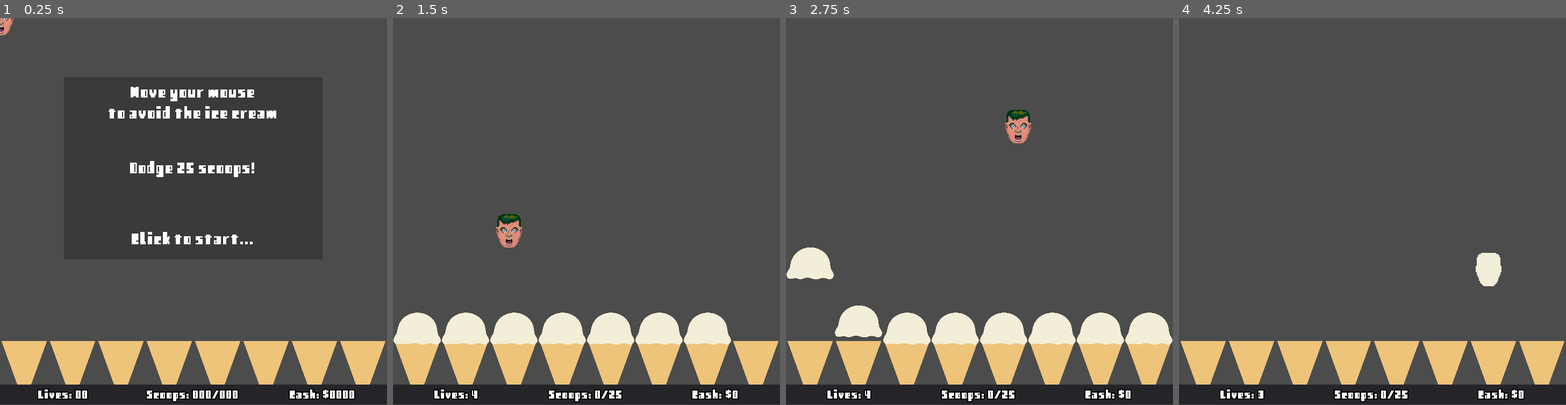
Above: before the commit, frames 1-4 (left to right).
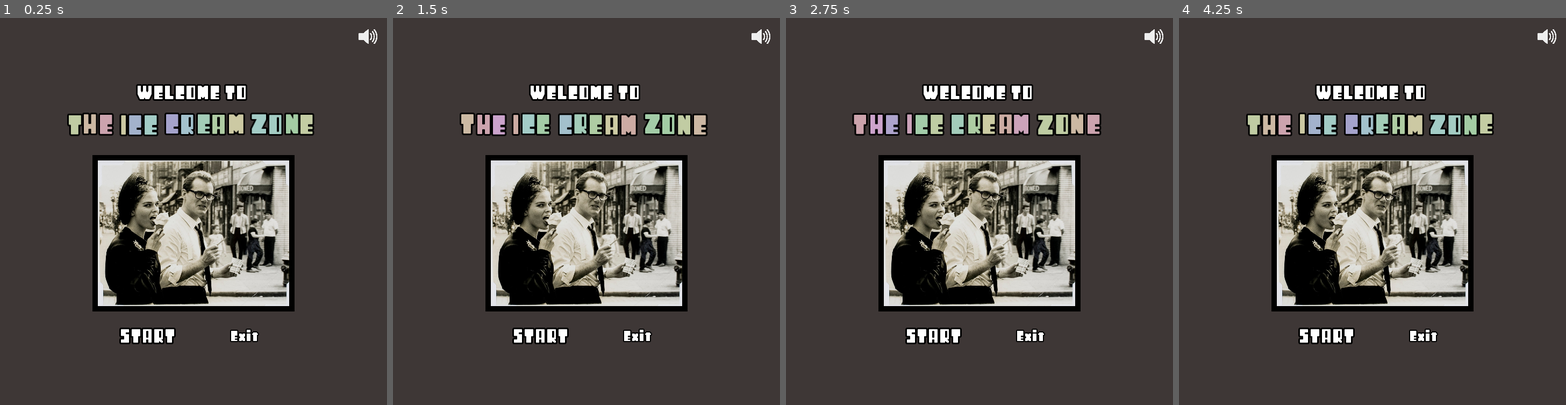
Above: after the commit, the same moments.

Repository: craigostrin/IceCream
Game: Godot game, scene res://Scenes/MainMenu.tscn
Two runs of this game, one before a commit and one after it. Both use one fixed random seed, a clock stepped at 60 frames per second and the inputs below. Before the commit the project starts from res://Scenes/Game.tscn.
Inputs (mouse positions are in pixels of both pictures, inside the frame that each line leads up to):
- Up to frame 1 (0.25 s): no input
- Up to frame 2 (1.5 s): tap Enter at 0.5 s; move the mouse to (671, 192) at 0.52 s; click (671, 192) at 0.6 s; move the mouse to (509, 230) at 1.27 s; right-click (509, 230) at 1.35 s; click (509, 230) at 1.42 s
- Up to frame 3 (2.75 s): move the mouse to (1018, 126) at 2.02 s; click (1018, 126) at 2.1 s
- Up to frame 4 (4.25 s): move the mouse to (1353, 288) at 2.77 s; right-click (1353, 288) at 2.85 s; click (1353, 288) at 2.92 s; move the mouse to (1488, 269) at 3.52 s; click (1488, 269) at 3.6 s

The runs differ from the first frame. In frame 1, 37% of the frame differs, in the area x 0-100%, y 0-100%; in frame 2, 41%; in frame 3, 42%, in the area x 0-100%, y 2-100%; in frame 4, 38%.

Commit message:
1.0!! Finish main menu, add several more levels (total of 13 + 2 bonus), add a Game Over popup, fix RNG for HTML5 export, and other random bug fixes
RandomNumberGenerator.randomize() is broken in HTML5 exports. Should be fixed in Godot 3.4+

Diff:
--- /dev/null
+++ b/Animation/MainMenu_image_neg_flash.tres
@@ -0,0 +1,36 @@
+[gd_resource type="Animation" load_steps=3 format=2]
+
+[ext_resource path="res://Art/Public access ice cream/Two_adults.jpg" type="Texture" id=1]
+[ext_resource path="res://Art/Public access ice cream/Two_adults_NEG.png" type="Texture" id=2]
+
+[resource]
+resource_name = "image_neg_flash"
+length = 1.5
+loop = true
+step = 0.05
+tracks/0/type = "value"
+tracks/0/path = NodePath("Background/ColorRect/MarginContainer/TextureRect:texture")
+tracks/0/interp = 1
+tracks/0/loop_wrap = true
+tracks/0/imported = false
+tracks/0/enabled = true
+tracks/0/keys = {
+"times": PoolRealArray( 0, 0.8, 1.2 ),
+"transitions": PoolRealArray( 1, 1, 1 ),
+"update": 1,
+"values": [ ExtResource( 1 ), ExtResource( 2 ), ExtResource( 1 ) ]
+}
+tracks/1/type = "method"
+tracks/1/path = NodePath(".")
+tracks/1/interp = 1
+tracks/1/loop_wrap = true
+tracks/1/imported = false
+tracks/1/enabled = true
+tracks/1/keys = {
+"times": PoolRealArray( 1.5 ),
+"transitions": PoolRealArray( 1 ),
+"values": [ {
+"args": [  ],
+"method": "on_ImageNegFlash_animation_finished"
+} ]
+}
--- /dev/null
+++ b/AutoLoad/RNG.gd
@@ -0,0 +1,6 @@
+extends Node
+
+var RNG := RandomNumberGenerator.new()
+
+func _ready() -> void:
+	RNG.randomize()
--- a/LevelData.json
+++ b/LevelData.json
@@ -4,7 +4,7 @@
             "id": "01",
             "bonus": false,
             "numBullets": 25,
-            "cream": "vanilla",
+            "cream": "Vanilla",
             "param": {
                 "minSpeed": 125.0,
                 "maxSpeed": 175.0,
@@ -20,7 +20,7 @@
             "id": "02",
             "bonus": false,
             "numBullets": 50,
-            "cream": "chocolate",
+            "cream": "Chocolate",
             "param": {
                 "minSpeed": 150.0,
                 "maxSpeed": 200.0,
@@ -36,7 +36,7 @@
             "id": "03",
             "bonus": false,
             "numBullets": 75,
-            "cream": "strawberry",
+            "cream": "Strawberry",
             "param": {
                 "minSpeed": 150.0,
                 "maxSpeed": 200.0,
@@ -52,7 +52,7 @@
             "id": "04",
             "bonus": false,
             "numBullets": 100,
-            "cream": "pistachio",
+            "cream": "Pistachio",
             "param": {
                 "minSpeed": 150.0,
                 "maxSpeed": 200.0,
@@ -68,7 +68,7 @@
             "id": "05",
             "bonus": false,
             "numBullets": 125,
-            "cream": "neopolitan",
+            "cream": "Neopolitan",
             "param": {
                 "minSpeed": 150.0,
                 "maxSpeed": 200.0,
@@ -84,7 +84,7 @@
             "id": "05bonus",
             "bonus": true,
             "numBullets": 200,
-            "cream": "assorted flavors",
+            "cream": "Assorted Flavors",
             "param": {
                 "minSpeed": 100.0,
                 "maxSpeed": 400.0,
@@ -100,7 +100,7 @@
             "id": "06",
             "bonus": false,
             "numBullets": 150,
-            "cream": "sprinkles",
+            "cream": "Sprinkles",
             "param": {
                 "minSpeed": 200.0,
                 "maxSpeed": 250.0,
@@ -116,7 +116,7 @@
             "id": "07",
             "bonus": false,
             "numBullets": 175,
-            "cream": "ube",
+            "cream": "Ube",
             "param": {
                 "minSpeed": 200.0,
                 "maxSpeed": 250.0,
@@ -131,17 +131,113 @@
         {
             "id": "08",
             "bonus": false,
-            "numBullets": 10000,
-            "cream": "cotton candy",
-            "param": {
-                "minSpeed": 200.0,
-                "maxSpeed": 250.0,
+            "numBullets": 200,
+            "cream": "Cotton Candy",
+            "param": {
+                "minSpeed": 300.0,
+                "maxSpeed": 400.0,
                 "reloadTime": 0.5,
                 "minFireTime": 0.5,
                 "maxFireTime": 2.0,
                 "bulletTexture": "cream_cotton_candy.png"
             },
-            "comment": "UNTESTED - PLACEHOLDER - next bonus is after 10"
+            "comment": "Faster speed but easy reload/fire times to let you get used to the speed"
+        },
+
+        {
+            "id": "09",
+            "bonus": false,
+            "numBullets": 225,
+            "cream": "Volley Boy",
+            "param": {
+                "minSpeed": 300.0,
+                "maxSpeed": 400.0,
+                "reloadTime": 0.5,
+                "minFireTime": 0.5,
+                "maxFireTime": 1.0,
+                "bulletTexture": "cream_hinata.png"
+            },
+            "comment": "faster speeds AND faster fire times"
+        },
+
+        {
+            "id": "10",
+            "bonus": false,
+            "numBullets": 250,
+            "cream": "Hallowe'en",
+            "param": {
+                "minSpeed": 300.0,
+                "maxSpeed": 500.0,
+                "reloadTime": 0.5,
+                "minFireTime": 0.5,
+                "maxFireTime": 1.0,
+                "bulletTexture": "cream_halloween.png"
+            },
+            "comment": "faster speeds, fire times, AND half the reload times"
+        },
+
+        {
+            "id": "10bonus",
+            "bonus": true,
+            "numBullets": 250,
+            "cream": "Assorted Flavors 2",
+            "param": {
+                "minSpeed": 150.0,
+                "maxSpeed": 700.0,
+                "reloadTime": 0.5,
+                "minFireTime": 0.5,
+                "maxFireTime": 1.0,
+                "bulletTexture": "cream_halloween.png"
+            },
+            "comment": "much faster and much slower"
+        },
+
+        {
+            "id": "11",
+            "bonus": false,
+            "numBullets": 275,
+            "cream": "Ocean dEEp",
+            "param": {
+                "minSpeed": 300.0,
+                "maxSpeed": 500.0,
+                "reloadTime": 0.4,
+                "minFireTime": 0.5,
+                "maxFireTime": 1.25,
+                "bulletTexture": "cream_ocean_deep.png"
+            },
+            "comment": "same as 10 but slightly faster reload times"
+        },
+
+        {
+            "id": "12",
+            "bonus": false,
+            "numBullets": 300,
+            "cream": "Hawaiian XD",
+            "param": {
+                "minSpeed": 300.0,
+                "maxSpeed": 600.0,
+                "reloadTime": 0.3,
+                "minFireTime": 0.35,
+                "maxFireTime": 1.05,
+                "bulletTexture": "cream_hawaiian.png"
+            },
+            "comment": "x"
+        },
+
+        {
+            "id": "13",
+            "bonus": false,
+            "numBullets": 325,
+            "cream": "BL0000D",
+            "param": {
+                "minSpeed": 400.0,
+                "maxSpeed": 800.0,
+                "reloadTime": 0.3,
+                "minFireTime": 0.35,
+                "maxFireTime": 1.05,
+                "bulletTexture": "cream_blood.png"
+            },
+            "comment": "FINAL LEVEL LETS GO"
         }
     ]
 }
--- a/Scenes/Cannon.gd
+++ b/Scenes/Cannon.gd
@@ -1,6 +1,6 @@
 extends Node2D
 
-var rng = RandomNumberGenerator.new()
+var rng = Rng.RNG
 var bullet = preload("res://Scenes/Bullet.tscn")
 onready var reloadTimer = $ReloadTimer
 onready var fireTimer = $FireTimer
@@ -19,7 +19,6 @@
 var bonus_textures: Array
 
 func _ready():
-	rng.randomize()
 	#warning-ignore:return_value_discarded
 	Events.connect("level_cleared", self, "_on_level_cleared")
 	#warning-ignore:return_value_discarded
--- a/Scenes/Game.gd
+++ b/Scenes/Game.gd
@@ -21,6 +21,7 @@
 var music_on := false
 
 var player: Area2D
+var lower_player_bound := 512
 onready var levelStartPopup = $CanvasLayer/LevelStartPopup
 onready var victoryPopup = $CanvasLayer/VictoryPopup
 onready var debugPanel = $CanvasLayer/DebugPanel
@@ -36,7 +37,8 @@
 var score: int
 var lives: int
 
-var points_per_normal_bullet_dodged = 5
+var points_per_normal_bullet_dodged := 5
+var points_lost_per_hit := 50
 
 ### TODO ###
 ## BONUS LEVEL = Waffle cone
@@ -84,7 +86,7 @@
 
 	# LEVEL 1 SETUP
 	debugPanel.hide()
-	level_index = 0
+	level_index = 5
 	score = 0
 	lives = STARTING_LIVES
 	Stats.runs += 1
@@ -92,19 +94,14 @@
 	if debug:
 		debugPanel.show()
 		debugPanel.debug = true
-		max_bullets = 1000
-		level_index = 4
+		level_index = 14
 
 	setup_level(level_index)
-
-
-func _input(_event):
-	if Input.is_action_just_pressed('quit'):
-		get_tree().quit()
 
 
 func _process(_delta):
 	player.position = get_global_mouse_position()
+	player.position.y = clamp(player.position.y, 0, lower_player_bound)
 
 
 func start_level():
@@ -156,10 +153,26 @@
 func game_over():
 	var mask_texture = get_mask_texture()
 	player.mask_on(mask_texture)
+
+	var game_over_msg := "GAME OVER\n\n" \
+	+ "You're lost in the\n" \
+	+ "IcE CreaM ZonE\n\n" \
+	+ "...for Now"
+
+	victoryPopup.get_node("Panel/CongratsLabel").text = game_over_msg
+	victoryPopup.cash_earned = score
+	victoryPopup.popup()
+
 	print("game over")
 
 
 func win_the_game():
+	var victory_msg := "Congratulizations\n\n" \
+	+ "You've escaped the\n" \
+	+ "IcE CreaM ZonE\n\n" \
+	+ "...for Now"
+
+	victoryPopup.get_node("Panel/CongratsLabel").text = victory_msg
 	victoryPopup.cash_earned = score
 	victoryPopup.popup()
 
@@ -180,10 +193,13 @@
 	else:
 		clear_everything()
 		lives -= 1
-		Events.emit_signal("update_lives", lives)
-		if lives == 0:
+		score -= points_lost_per_hit
+		score = int(clamp(score, 0, INF))
+		Events.emit_signal("update_bullets_and_score", bullets_dodged, max_bullets, score)
+		if lives < 0:
 			game_over()
 		else:
+			Events.emit_signal("update_lives", lives)
 			var mask_texture = get_mask_texture()
 			player.mask_on(mask_texture)
 			yield(get_tree().create_timer(3.0), "timeout")
@@ -205,6 +221,8 @@
 	Events.emit_signal("update_bullets_and_score", bullets_dodged, max_bullets, score)
 
 	if bullets_dodged == max_bullets:
+		if bonus_level:
+			lives += 1
 		level_cleared()
 
 
--- a/Scenes/Game.tscn
+++ b/Scenes/Game.tscn
@@ -463,6 +463,7 @@
 stream = ExtResource( 9 )
 
 [node name="SoundPlayer" type="AudioStreamPlayer" parent="."]
+
 [connection signal="area_entered" from="CleanupZone" to="." method="_on_CleanupZone_area_entered"]
 [connection signal="text_entered" from="CanvasLayer/DebugPanel/HBoxContainer/VBoxContainer2/HBoxContainer/MinSpeedLineEdit" to="CanvasLayer/DebugPanel" method="_on_MinSpeedLineEdit_text_entered"]
 [connection signal="text_entered" from="CanvasLayer/DebugPanel/HBoxContainer/VBoxContainer2/HBoxContainer4/MaxSpeedLineEdit" to="CanvasLayer/DebugPanel" method="_on_MaxSpeedLineEdit_text_entered"]
--- a/Scenes/LevelStartPopup.gd
+++ b/Scenes/LevelStartPopup.gd
@@ -20,8 +20,8 @@
 	if first_level:
 		getReadyLabel.text = "Move your mouse\nto avoid the ice cream"
 	elif bonus_level:
-		getReadyLabel.text = "Next: BONUS LEVEL!\nget Ready for " + cream_to_show.capitalize()
+		getReadyLabel.text = "Next: BONUS LEVEL!\nget Ready for " + cream_to_show
 	else:
-		getReadyLabel.text = "Level cleared.\nget Ready for " + cream_to_show.capitalize()
+		getReadyLabel.text = "Level cleared.\nget Ready for " + cream_to_show
 
 	scoopsLabel.text = "Dodge " + str(bullets_to_show) + " scoops!"
--- a/Scenes/MainMenu.gd
+++ b/Scenes/MainMenu.gd
@@ -1,9 +1,22 @@
 extends Control
+
+
+export var images := []
+var _image_index := 0
 
 const GAME = preload("res://Scenes/Game.tscn")
 
+onready var texture_rect: TextureRect = $Background/ColorRect/MarginContainer/TextureRect
+onready var animation: Animation = preload("res://Animation/MainMenu_image_neg_flash.tres")
+
+# Number of times the animation has looped
+var _num_loops := 0
+export var max_loops := 4
+
+
 func _ready():
 	Input.set_mouse_mode(Input.MOUSE_MODE_VISIBLE)
+	_change_image_pair(_image_index)
 
 
 func _on_MusicToggleButton_pressed():
@@ -40,3 +53,60 @@
 
 func _on_ExitLabel_mouse_exited():
 	$ExitLabel.set_modulate(Color.white)
+
+
+func on_ImageNegFlash_animation_finished() -> void:
+	_num_loops += 1
+	if _num_loops >= max_loops:
+		_change_image_pair(_get_random_image_index())
+		_num_loops = 0
+
+
+func _change_image_pair(image_index) -> void:
+	animation.track_set_key_value(0, 0, images[image_index]["base"])
+	animation.track_set_key_value(0, 1, images[image_index]["neg"])
+	animation.track_set_key_value(0, 2, images[image_index]["base"])
+
+func _get_random_image_index() -> int:
+	var rand_index := randi() % images.size()
+	if rand_index == _image_index:
+		return _get_random_image_index()
+	else:
+		_image_index = rand_index
+
+	return rand_index
+
+
+#func _setup_base_image_array() -> void:
+#	var dir = Directory.new()
+#	var folder_path := "res://Art/Public access ice cream/"
+#	if dir.open(folder_path) == OK:
+#		dir.list_dir_begin(true)
+#
+#		while true:
+#			var file_name = dir.get_next()
+#			var key_path := ""
+#			var value_path := ""
+#
+#			if file_name == "":
+#				break
+#
+#			elif file_name.ends_with(".jpg") and not file_name.ends_with("NEG.jpg"):
+#				key_path = file_name
+#				value_path = file_name.insert(file_name.length() - 4, "_NEG")
+#				#var base = load(folder_path + key_path)
+#				#var neg = load(folder_path + value_path)
+#				var base = load_image(folder_path + key_path)
+#				var neg = load_image(folder_path + value_path)
+#				images.append( { "base" : base, "neg" : neg } )
+#
+#	dir.list_dir_end()
+#
+#
+#func load_image(path: String) -> ImageTexture:
+#	var stream_texture = load(path)
+#	var image_texture = ImageTexture.new()
+#	var image = stream_texture.get_data()
+#	image.lock()
+#	image_texture.create_from_image(image, 0)
+#	return image_texture
--- a/Scenes/MainMenu.tscn
+++ b/Scenes/MainMenu.tscn
@@ -7,6 +7,19 @@
 [ext_resource path="res://Font/RetroFontSmall.tres" type="DynamicFont" id=5]
 [ext_resource path="res://Art/Speaker_Icon_white.png" type="Texture" id=6]
 [ext_resource path="res://Art/Speaker_Mute_Icon_white.png" type="Texture" id=7]
+[ext_resource path="res://Art/Public access ice cream/Two_adults.jpg" type="Texture" id=8]
+[ext_resource path="res://Art/Public access ice cream/Jared_Leto_guy.jpg" type="Texture" id=9]
+[ext_resource path="res://Animation/MainMenu_image_neg_flash.tres" type="Animation" id=10]
+[ext_resource path="res://Art/Public access ice cream/Jared_Leto_guy_NEG.jpg" type="Texture" id=11]
+[ext_resource path="res://Art/Public access ice cream/Smiling_kids_at_counter.jpg" type="Texture" id=12]
+[ext_resource path="res://Art/Public access ice cream/Southland_Ice.jpg" type="Texture" id=13]
+[ext_resource path="res://Art/Public access ice cream/Smiling_kids_at_counter_NEG.jpg" type="Texture" id=14]
+[ext_resource path="res://Art/Public access ice cream/Two_adults_NEG.jpg" type="Texture" id=15]
+[ext_resource path="res://Art/Public access ice cream/Southland_Ice_NEG.jpg" type="Texture" id=16]
+[ext_resource path="res://Art/Public access ice cream/Baby_girl_NEG.jpg" type="Texture" id=17]
+[ext_resource path="res://Art/Public access ice cream/Baby_girl.jpg" type="Texture" id=18]
+[ext_resource path="res://Art/Public access ice cream/Two_little_girls.jpg" type="Texture" id=19]
+[ext_resource path="res://Art/Public access ice cream/Two_little_girls_NEG.jpg" type="Texture" id=20]
 
 [sub_resource type="DynamicFont" id=1]
 size = 72
@@ -22,6 +35,25 @@
 __meta__ = {
 "_edit_use_anchors_": false
 }
+images = [ {
+"base": ExtResource( 8 ),
+"neg": ExtResource( 15 )
+}, {
+"base": ExtResource( 18 ),
+"neg": ExtResource( 17 )
+}, {
+"base": ExtResource( 9 ),
+"neg": ExtResource( 11 )
+}, {
+"base": ExtResource( 12 ),
+"neg": ExtResource( 14 )
+}, {
+"base": ExtResource( 13 ),
+"neg": ExtResource( 16 )
+}, {
+"base": ExtResource( 19 ),
+"neg": ExtResource( 20 )
+} ]
 
 [node name="Background" type="TextureRect" parent="."]
 anchor_right = 1.0
@@ -30,7 +62,7 @@
 "_edit_use_anchors_": false
 }
 
-[node name="TempColorRect" type="ColorRect" parent="Background"]
+[node name="TempBG" type="ColorRect" parent="Background"]
 anchor_right = 1.0
 anchor_bottom = 1.0
 color = Color( 0.243137, 0.215686, 0.211765, 1 )
@@ -48,6 +80,29 @@
 margin_right = 188.0
 margin_bottom = 186.0
 color = Color( 0, 0, 0, 1 )
+__meta__ = {
+"_edit_use_anchors_": false
+}
+
+[node name="MarginContainer" type="MarginContainer" parent="Background/ColorRect"]
+anchor_right = 1.0
+anchor_bottom = 1.0
+custom_constants/margin_right = 10
+custom_constants/margin_top = 10
+custom_constants/margin_left = 10
+custom_constants/margin_bottom = 10
+__meta__ = {
+"_edit_use_anchors_": false
+}
+
+[node name="TextureRect" type="TextureRect" parent="Background/ColorRect/MarginContainer"]
+margin_left = 10.0
+margin_top = 10.0
+margin_right = 366.0
+margin_bottom = 281.0
+texture = ExtResource( 8 )
+expand = true
+stretch_mode = 1
 __meta__ = {
 "_edit_use_anchors_": false
 }
@@ -157,6 +212,11 @@
 __meta__ = {
 "_edit_use_anchors_": false
 }
+
+[node name="AnimationPlayer" type="AnimationPlayer" parent="."]
+autoplay = "image_neg_flash"
+anims/image_neg_flash = ExtResource( 10 )
+
 [connection signal="gui_input" from="StartLabel" to="." method="_on_StartLabel_gui_input"]
 [connection signal="mouse_entered" from="StartLabel" to="." method="_on_StartLabel_mouse_entered"]
 [connection signal="mouse_exited" from="StartLabel" to="." method="_on_StartLabel_mouse_exited"]
--- a/project.godot
+++ b/project.godot
@@ -10,14 +10,14 @@
 
 _global_script_classes=[  ]
 _global_script_class_icons={
-
 }
 
 [application]
 
-config/name="IceCream"
-run/main_scene="res://Scenes/Game.tscn"
-config/icon="res://icon.png"
+config/name="The Ice Cream Zone"
+config/description="Help Lactose Intolerant Larold escape his worst nightmare!"
+run/main_scene="res://Scenes/MainMenu.tscn"
+config/icon="res://Art/larold.png"
 
 [audio]
 
@@ -27,6 +27,7 @@
 
 Events="*res://Singletons/Events.gd"
 Stats="*res://Singletons/Stats.gd"
+Rng="*res://AutoLoad/RNG.gd"
 
 [debug]
 
@@ -39,11 +40,6 @@
 
 [input]
 
-quit={
-"deadzone": 0.5,
-"events": [ Object(InputEventKey,"resource_local_to_scene":false,"resource_name":"","device":0,"alt":false,"shift":false,"control":false,"meta":false,"command":false,"pressed":false,"scancode":16777217,"unicode":0,"echo":false,"script":null)
- ]
-}
 pause={
 "deadzone": 0.5,
 "events": [ Object(InputEventKey,"resource_local_to_scene":false,"resource_name":"","device":0,"alt":false,"shift":false,"control":false,"meta":false,"command":false,"pressed":false,"scancode":32,"unicode":0,"echo":false,"script":null)
@@ -68,4 +64,5 @@
 
 [rendering]
 
+quality/driver/driver_name="GLES2"
 environment/default_environment="res://default_env.tres"
Not shown, removed: Art/Public access ice cream/Baby girl NEG.jpg.import
Not shown, removed: Art/Public access ice cream/Baby girl.jpg.import
Renamed: Art/Public access ice cream/Baby girl.jpg -> Art/Public access ice cream/Baby_girl.jpg
Not shown, added: Art/Public access ice cream/Baby_girl.jpg.import
Renamed: Art/Public access ice cream/Baby girl NEG.jpg -> Art/Public access ice cream/Baby_girl_NEG.jpg
Not shown, added: Art/Public access ice cream/Baby_girl_NEG.jpg.import
Not shown, removed: Art/Public access ice cream/Jared Leto guy NEG.jpg.import
Not shown, removed: Art/Public access ice cream/Jared Leto guy.jpg.import
Renamed: Art/Public access ice cream/Jared Leto guy.jpg -> Art/Public access ice cream/Jared_Leto_guy.jpg
Not shown, added: Art/Public access ice cream/Jared_Leto_guy.jpg.import
Renamed: Art/Public access ice cream/Jared Leto guy NEG.jpg -> Art/Public access ice cream/Jared_Leto_guy_NEG.jpg
Not shown, added: Art/Public access ice cream/Jared_Leto_guy_NEG.jpg.import
(and 41 more such lines)
